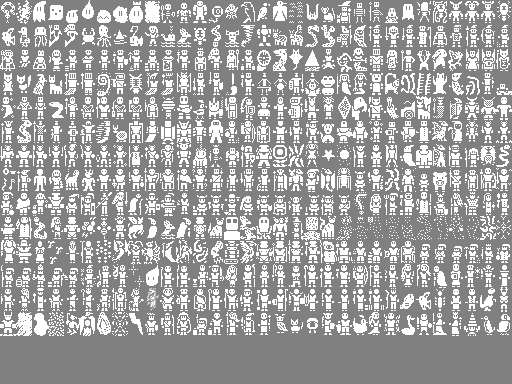
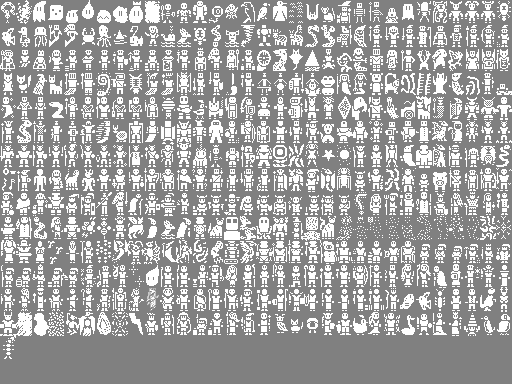
Revision of a layered 512 x 384 image; what changed, layer by layer:
painted on "creature_sprites.png" over bbox(3, 336, 16, 359)
